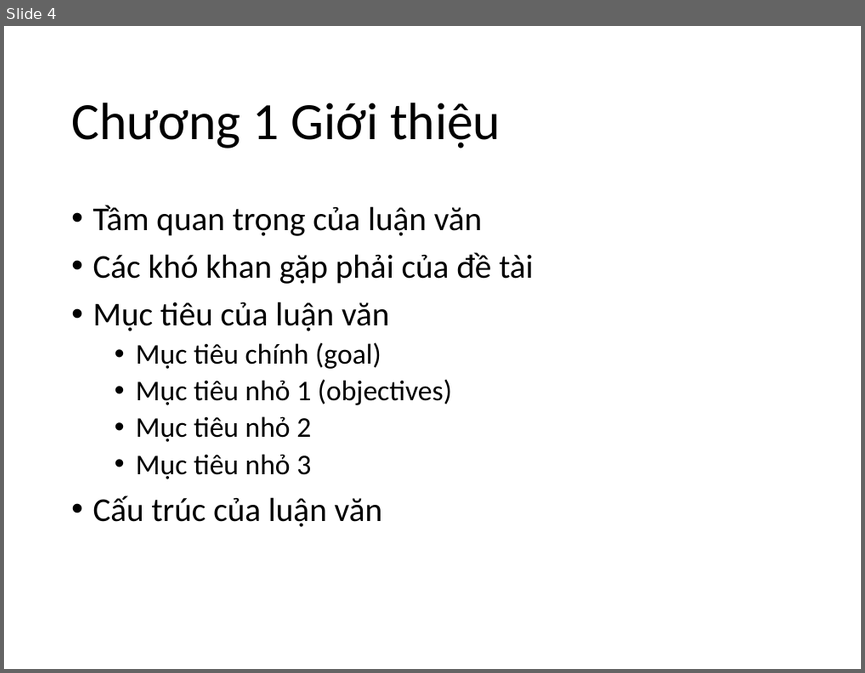
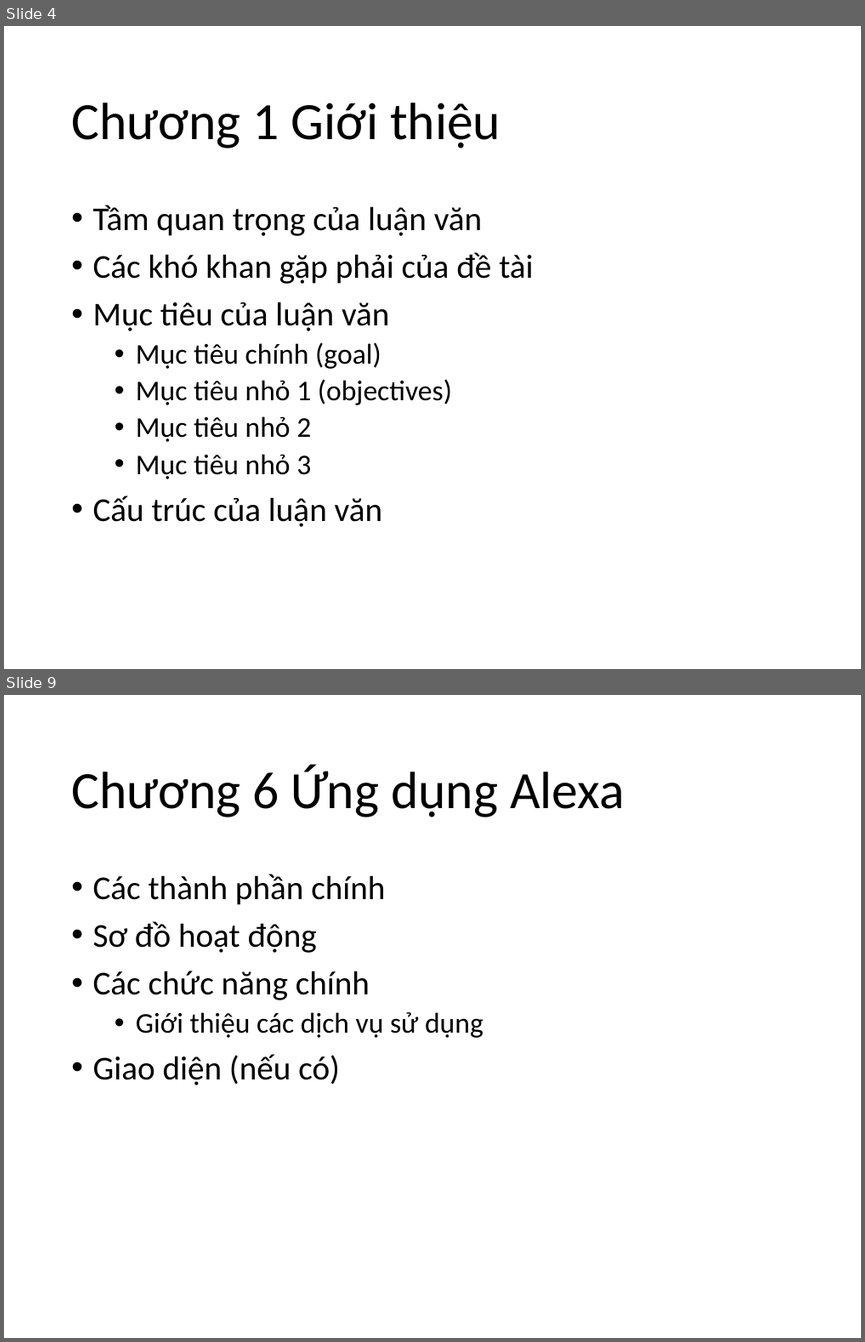
Before and after one commit to phamngoctuan1995/latex_thesis, a slide deck: CauTrucLuanVan.pptx. Shown one above the other, each under a label of ours: slide 4 before the commit, slides 4 and 9 after it; the slides between them are not shown. The pictures are 865x673 and 865x1342 pixels, drawn with LibreOffice and Linux fonts; fonts in the diff are those of the drawing. Boxes give left, top, right and bottom in pixels: in the first picture for what was removed or moved away, otherwise in the second. Text is boxed around its words. In the diff, an @@ line names an element or a change of style, - is before the commit and + after.

```diff
--- a/CauTrucLuanVan.pptx
+++ b/CauTrucLuanVan.pptx
@@ slide 9 added at <box>4,695,861,1338</box>, background #FFFFFF @@
@@ title added at <box>71,765,624,817</box>, 44 pt, text #000000 @@
+Chương 6 Ứng dụng Alexa
@@ text added at <box>93,873,483,1085</box>, 28 pt, text #000000 @@
+• Các thành phần chính
+• Sơ đồ hoạt động
+• Các chức năng chính
+  • Giới thiệu các dịch vụ sử dụng
+• Giao diện (nếu có)
```
Also in this commit, not shown: 5 slides changed, 6 other files.
